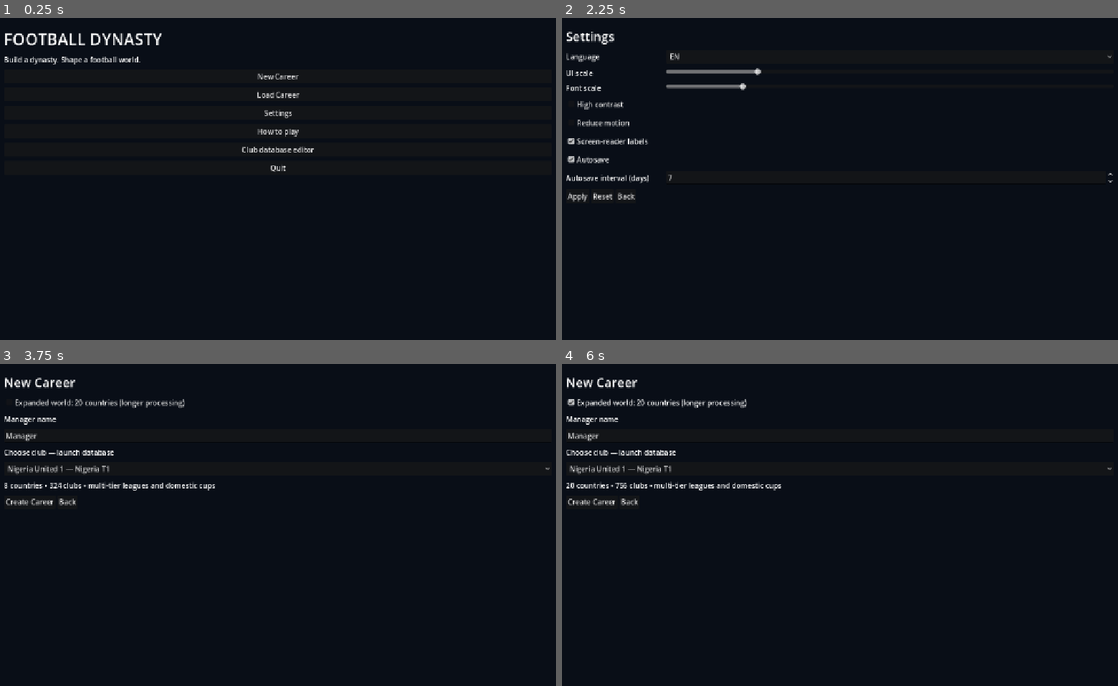
Above: before the commit, frames 1-4 (two rows, left to right).
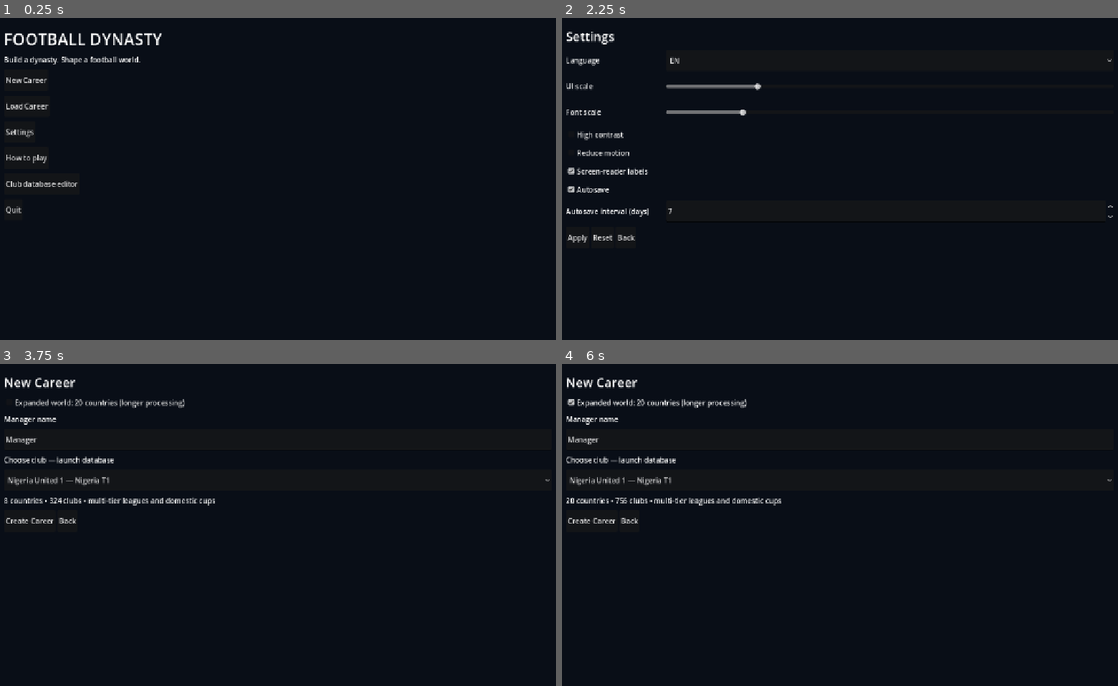
Above: after the commit, the same moments.

Repository: eghosa001/football-manager
Game: Godot game, scene res://game/scenes/career_app.tscn
The game is run twice, just before and just after one commit, with the same random seed, the same clock (stepped at 60 frames per second) and the same inputs.
Inputs:
- Up to frame 1 (0.25 s): no input
- Up to frame 2 (2.25 s): click "Load Career" at 0.5 s; click "Back" at 1.25 s; click "Settings" at 2 s
- Up to frame 3 (3.75 s): click "Back" at 2.75 s; click "New Career" at 3.5 s
- Up to frame 4 (6 s): click "Back" at 4.25 s; click "New Career" at 5 s; click "Expanded world: 20 countries …" at 5.75 s

The runs differ from the first frame. In frame 1, 1.1% of the frame differs, in the area x 0-57%, y 17-61%; in frame 2, 2.6%, in the area x 0-100%, y 10-70%; in frame 3, 2.2%; in frame 4, 2.1%.

Commit message:
mobile: make career shell responsive and touch friendly

Diff:
--- a/game/career/career_app.gd
+++ b/game/career/career_app.gd
@@ -11,6 +11,7 @@
 const LocalizationServiceClass = preload("res://game/localization/localization_service.gd")
 
 const SETTINGS_PATH := "user://settings.json"
+const MOBILE_BREAKPOINT := 900.0
 
 var session = CareerSessionClass.new()
 var slots = SaveSlotsClass.new()
@@ -46,16 +47,21 @@
 	add_child(background)
 	var margin := MarginContainer.new()
 	margin.set_anchors_and_offsets_preset(Control.PRESET_FULL_RECT)
-	margin.add_theme_constant_override("margin_left", int(28 * float(settings.get("ui_scale", 1.0))))
-	margin.add_theme_constant_override("margin_top", int(22 * float(settings.get("ui_scale", 1.0))))
-	margin.add_theme_constant_override("margin_right", int(28 * float(settings.get("ui_scale", 1.0))))
-	margin.add_theme_constant_override("margin_bottom", int(22 * float(settings.get("ui_scale", 1.0))))
+	var scale_factor := float(settings.get("ui_scale", 1.0))
+	var side_margin := 12 if _compact_layout() else 28
+	var vertical_margin := 12 if _compact_layout() else 22
+	margin.add_theme_constant_override("margin_left", int(side_margin * scale_factor))
+	margin.add_theme_constant_override("margin_top", int(vertical_margin * scale_factor))
+	margin.add_theme_constant_override("margin_right", int(side_margin * scale_factor))
+	margin.add_theme_constant_override("margin_bottom", int(vertical_margin * scale_factor))
 	add_child(margin)
 	content = VBoxContainer.new()
-	content.add_theme_constant_override("separation", int(10 * float(settings.get("ui_scale", 1.0))))
+	content.add_theme_constant_override("separation", int(10 * scale_factor))
 	var scroll := ScrollContainer.new()
 	scroll.follow_focus = true
 	scroll.horizontal_scroll_mode = ScrollContainer.SCROLL_MODE_DISABLED
+	scroll.size_flags_horizontal = Control.SIZE_EXPAND_FILL
+	scroll.size_flags_vertical = Control.SIZE_EXPAND_FILL
 	margin.add_child(scroll)
 	content.size_flags_horizontal = Control.SIZE_EXPAND_FILL
 	content.size_flags_vertical = Control.SIZE_EXPAND_FILL
@@ -65,7 +71,7 @@
 func _show_main_menu() -> void:
 	var root := _clear()
 	_add_heading(root, tr("FOOTBALL DYNASTY"), 36)
-	var subtitle := Label.new(); subtitle.text = tr("Build a dynasty. Shape a football world."); root.add_child(subtitle)
+	var subtitle := Label.new(); subtitle.text = tr("Build a dynasty. Shape a football world."); subtitle.autowrap_mode = TextServer.AUTOWRAP_WORD_SMART; root.add_child(subtitle)
 	if not session.world.is_empty(): _add_button(root, tr("Resume Career"), _show_career)
 	_add_button(root, tr("New Career"), _show_new_career)
 	_add_button(root, tr("Load Career"), _show_load_menu)
@@ -104,7 +110,7 @@
 	var reader := CheckBox.new(); reader.text = tr("Screen-reader labels"); reader.button_pressed = bool(settings.get("screen_reader_labels",true)); root.add_child(reader)
 	var autosave := CheckBox.new(); autosave.text = tr("Autosave"); autosave.button_pressed = bool(settings.get("autosave",true)); root.add_child(autosave)
 	var interval := SpinBox.new(); interval.min_value = 1; interval.max_value = 30; interval.value = int(settings.get("autosave_interval_days",7)); root.add_child(_labeled("Autosave interval (days)", interval))
-	var row := HBoxContainer.new(); root.add_child(row)
+	var row := HFlowContainer.new(); row.size_flags_horizontal = Control.SIZE_EXPAND_FILL; root.add_child(row)
 	_add_button(row, tr("Apply"), func():
 		settings.language = LocalizationServiceClass.SUPPORTED[language.selected]
 		settings.ui_scale = ui_scale.value
@@ -131,9 +137,9 @@
 	root.add_child(expanded)
 	expanded.toggled.connect(func(enabled: bool): expanded_world = enabled; _show_new_career())
 	var name_label := Label.new(); name_label.text = tr("Manager name"); root.add_child(name_label)
-	_manager_name_input = LineEdit.new(); _manager_name_input.text = tr("Manager"); _manager_name_input.placeholder_text = "Enter manager name"; root.add_child(_manager_name_input)
+	_manager_name_input = LineEdit.new(); _manager_name_input.text = tr("Manager"); _manager_name_input.placeholder_text = tr("Enter manager name"); _manager_name_input.custom_minimum_size.y = _touch_height(); root.add_child(_manager_name_input)
 	var club_label := Label.new(); club_label.text = tr("Choose club — launch database"); root.add_child(club_label)
-	_club_selector = OptionButton.new()
+	_club_selector = OptionButton.new(); _club_selector.custom_minimum_size.y = _touch_height()
 	var preview: Dictionary = LaunchCatalogClass.new().build(0, expanded_world)
 	if not custom_database.is_empty():
 		preload("res://tools/modding/mod_loader.gd").new().apply_mod(preview, custom_database)
@@ -144,8 +150,8 @@
 		var tier := int(club.get("tier", 1))
 		_club_selector.add_item("%s — %s T%d" % [String(club.get("name", "Club")), country_name, tier])
 	root.add_child(_club_selector)
-	var database_info := Label.new(); database_info.text = tr("%d countries • %d clubs • multi-tier leagues and domestic cups") % [preview.get("countries", []).size(), _wizard_clubs.size()]; root.add_child(database_info)
-	var buttons := HBoxContainer.new(); root.add_child(buttons)
+	var database_info := Label.new(); database_info.text = tr("%d countries • %d clubs • multi-tier leagues and domestic cups") % [preview.get("countries", []).size(), _wizard_clubs.size()]; database_info.autowrap_mode = TextServer.AUTOWRAP_WORD_SMART; root.add_child(database_info)
+	var buttons := HFlowContainer.new(); buttons.size_flags_horizontal = Control.SIZE_EXPAND_FILL; root.add_child(buttons)
 	_add_button(buttons, tr("Create Career"), _create_career_from_wizard)
 	_add_button(buttons, tr("Back"), _show_main_menu)
 
@@ -171,7 +177,7 @@
 	for meta in slots.list_slots(10):
 		if not bool(meta.get("exists", false)): continue
 		any = true
-		var line := HBoxContainer.new(); root.add_child(line)
+		var line := HFlowContainer.new(); line.size_flags_horizontal = Control.SIZE_EXPAND_FILL; root.add_child(line)
 		var label := "Slot %d — %s / %s / %s" % [int(meta.slot), String(meta.manager), String(meta.club), String(meta.date)]
 		_add_button(line, label, _load_slot.bind(int(meta.slot)))
 		_add_button(line, tr("Delete"), _delete_slot.bind(int(meta.slot)))
@@ -200,14 +206,14 @@
 	var dashboard: Dictionary = query.dashboard(session.world, session.managed_club_id)
 	var club: Dictionary = dashboard.get("club", {})
 	_add_heading(root, tr("%s — %s") % [String(club.get("name", "Club")), String(snap.date)], 26)
-	var buttons := HBoxContainer.new(); root.add_child(buttons)
+	var buttons := HFlowContainer.new(); buttons.size_flags_horizontal = Control.SIZE_EXPAND_FILL; root.add_child(buttons)
 	_add_button(buttons, tr("Continue"), _advance_day)
 	_add_button(buttons, tr("Save Slot %d") % active_slot if active_slot > 0 else "Save Career", _save)
 	_add_button(buttons, tr("Save As"), _show_save_as)
 	_add_button(buttons, tr("Settings"), _show_settings)
 	_add_button(buttons, tr("Main Menu"), _show_main_menu)
-	status = Label.new(); status.text = tr("Manager: %s  •  Season %d  •  Inbox %d") % [String(session.manager.get("name", "Manager")), int(snap.season_year), int(dashboard.get("unread_messages",0))]; root.add_child(status)
-	var tabs := TabContainer.new(); tabs.size_flags_vertical = Control.SIZE_EXPAND_FILL; root.add_child(tabs)
+	status = Label.new(); status.text = tr("Manager: %s  •  Season %d  •  Inbox %d") % [String(session.manager.get("name", "Manager")), int(snap.season_year), int(dashboard.get("unread_messages",0))]; status.autowrap_mode = TextServer.AUTOWRAP_WORD_SMART; root.add_child(status)
+	var tabs := TabContainer.new(); tabs.size_flags_horizontal = Control.SIZE_EXPAND_FILL; tabs.size_flags_vertical = Control.SIZE_EXPAND_FILL; root.add_child(tabs)
 	var views = CareerViewsClass.new(self, session)
 	views.add_dashboard(tabs)
 	views.add_squad(tabs)
@@ -248,20 +254,20 @@
 
 func _confirm(message: String, action: Callable) -> void:
 	var dialog := ConfirmationDialog.new()
-	dialog.dialog_text = message
+	dialog.dialog_text = tr(message)
 	add_child(dialog)
 	dialog.confirmed.connect(func(): action.call(); dialog.queue_free())
 	dialog.canceled.connect(dialog.queue_free)
-	dialog.popup_centered(Vector2i(480, 180))
+	dialog.popup_centered(_dialog_size(520, 200))
 
 func _show_error(message: String) -> void:
 	var dialog := AcceptDialog.new()
-	dialog.title = "Career notice"
-	dialog.dialog_text = message
+	dialog.title = tr("Career notice")
+	dialog.dialog_text = tr(message)
 	add_child(dialog)
 	dialog.confirmed.connect(dialog.queue_free)
 	dialog.canceled.connect(dialog.queue_free)
-	dialog.popup_centered(Vector2i(520, 180))
+	dialog.popup_centered(_dialog_size(560, 220))
 
 func _run_job(job: Callable, message: String) -> Dictionary:
 	if _busy: return {"error":ERR_BUSY}
@@ -270,6 +276,7 @@
 	_add_heading(box, message, 28)
 	var progress := Label.new()
 	progress.text = tr("Please wait. Your career is being processed.")
+	progress.autowrap_mode = TextServer.AUTOWRAP_WORD_SMART
 	box.add_child(progress)
 	_worker = Thread.new()
 	var err := _worker.start(job)
@@ -289,15 +296,15 @@
 	if _worker != null and _worker.is_started(): _worker.wait_to_finish()
 
 func _add_inbox_tab(tabs: TabContainer) -> void:
-	var scroll := ScrollContainer.new(); scroll.name = "Inbox"
-	var box := VBoxContainer.new(); box.custom_minimum_size = Vector2(920, 480); scroll.add_child(box)
+	var scroll := ScrollContainer.new(); scroll.name = "Inbox"; scroll.size_flags_horizontal = Control.SIZE_EXPAND_FILL; scroll.size_flags_vertical = Control.SIZE_EXPAND_FILL
+	var box := VBoxContainer.new(); box.custom_minimum_size = Vector2(0, 480); box.size_flags_horizontal = Control.SIZE_EXPAND_FILL; scroll.add_child(box)
 	var messages: Array = InboxServiceClass.new().unread(session.world)
 	if messages.is_empty():
 		var empty := Label.new(); empty.text = tr("Inbox clear."); box.add_child(empty)
 	for message in messages:
-		var title := Label.new(); title.text = tr("%s — %s") % [String(message.get("category", "info")).to_upper(), String(message.get("title", "Message"))]; box.add_child(title)
-		var body := Label.new(); body.text = String(message.get("body", "")); body.autowrap_mode = TextServer.AUTOWRAP_WORD_SMART; box.add_child(body)
-		var row := HBoxContainer.new(); box.add_child(row)
+		var title := Label.new(); title.text = tr("%s — %s") % [String(message.get("category", "info")).to_upper(), String(message.get("title", "Message"))]; title.autowrap_mode = TextServer.AUTOWRAP_WORD_SMART; box.add_child(title)
+		var body := Label.new(); body.text = tr(String(message.get("body", ""))); body.autowrap_mode = TextServer.AUTOWRAP_WORD_SMART; box.add_child(body)
+		var row := HFlowContainer.new(); row.size_flags_horizontal = Control.SIZE_EXPAND_FILL; box.add_child(row)
 		if not bool(message.get("read",false)): _add_button(row, tr("Mark read"), _mark_message_read.bind(int(message.id)))
 		if bool(message.get("requires_action", false)) and not bool(message.get("resolved", false)):
 			for action in message.get("actions", []):
@@ -337,6 +344,8 @@
 	self.scale = Vector2.ONE
 	var new_theme := Theme.new()
 	new_theme.default_font_size = int(16 * float(settings.get("font_scale", 1.0)) * float(settings.get("ui_scale", 1.0)))
+	for control_type in ["Button", "CheckBox", "LineEdit", "OptionButton", "SpinBox"]:
+		new_theme.set_constant("outline_size", control_type, 0)
 	if bool(settings.get("high_contrast", false)):
 		for control_type in ["Label", "Button", "CheckBox", "LineEdit", "OptionButton"]:
 			new_theme.set_color("font_color", control_type, Color.WHITE)
@@ -344,6 +353,8 @@
 		normal.bg_color = Color.BLACK
 		normal.border_color = Color.WHITE
 		normal.set_border_width_all(2)
+		normal.content_margin_top = 8
+		normal.content_margin_bottom = 8
 		for state in ["normal", "hover", "pressed"]: new_theme.set_stylebox(state, "Button", normal)
 		var focus := StyleBoxFlat.new()
 		focus.bg_color = Color.TRANSPARENT
@@ -358,14 +369,41 @@
 	return country_id
 
 func _labeled(text: String, control: Control) -> Control:
+	var label := Label.new(); label.text = tr(text); label.autowrap_mode = TextServer.AUTOWRAP_WORD_SMART
+	control.size_flags_horizontal = Control.SIZE_EXPAND_FILL
+	control.custom_minimum_size.y = _touch_height()
+	if _compact_layout():
+		var column := VBoxContainer.new()
+		column.size_flags_horizontal = Control.SIZE_EXPAND_FILL
+		column.add_child(label)
+		column.add_child(control)
+		return column
 	var row := HBoxContainer.new()
-	var label := Label.new(); label.text = tr(text); label.custom_minimum_size.x = 220; row.add_child(label)
-	control.size_flags_horizontal = Control.SIZE_EXPAND_FILL
+	label.custom_minimum_size.x = 220
+	row.add_child(label)
 	row.add_child(control)
 	return row
 
 func _add_heading(parent: Control, text: String, size: int) -> void:
-	var label := Label.new(); label.text = tr(text); label.add_theme_font_size_override("font_size", int(size * float(settings.get("font_scale", 1.0)))); parent.add_child(label)
+	var label := Label.new(); label.text = tr(text); label.autowrap_mode = TextServer.AUTOWRAP_WORD_SMART; label.add_theme_font_size_override("font_size", int(size * float(settings.get("font_scale", 1.0)))); parent.add_child(label)
 
 func _add_button(parent: Control, text: String, callback: Callable) -> void:
-	var button := Button.new(); button.text = tr(text); button.pressed.connect(callback); parent.add_child(button)
+	var button := Button.new()
+	button.text = tr(text)
+	button.custom_minimum_size.y = _touch_height()
+	button.focus_mode = Control.FOCUS_ALL
+	button.size_flags_horizontal = Control.SIZE_EXPAND_FILL if _compact_layout() and parent is VBoxContainer else Control.SIZE_SHRINK_BEGIN
+	button.pressed.connect(callback)
+	parent.add_child(button)
+
+func _compact_layout() -> bool:
+	return DisplayServer.is_touchscreen_available() or get_viewport_rect().size.x < MOBILE_BREAKPOINT
+
+func _touch_height() -> float:
+	return 48.0 * float(settings.get("ui_scale", 1.0))
+
+func _dialog_size(desktop_width: int, desktop_height: int) -> Vector2i:
+	var viewport := get_viewport_rect().size
+	var width := mini(desktop_width, maxi(280, int(viewport.x) - 32))
+	var height := mini(desktop_height, maxi(160, int(viewport.y) - 32))
+	return Vector2i(width, height)
